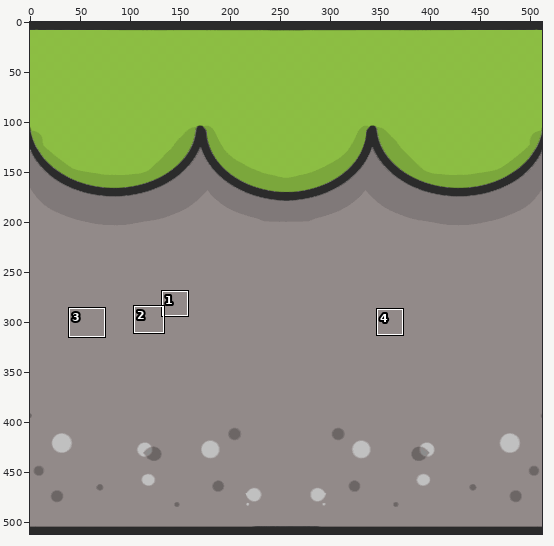
A sprite sheet gets an edit: Assets/Tilemap/Bloco_1_Meio.png. The first picture is a wide view before the edit; the outline marks the close-up.
Close-up. Earlier state:
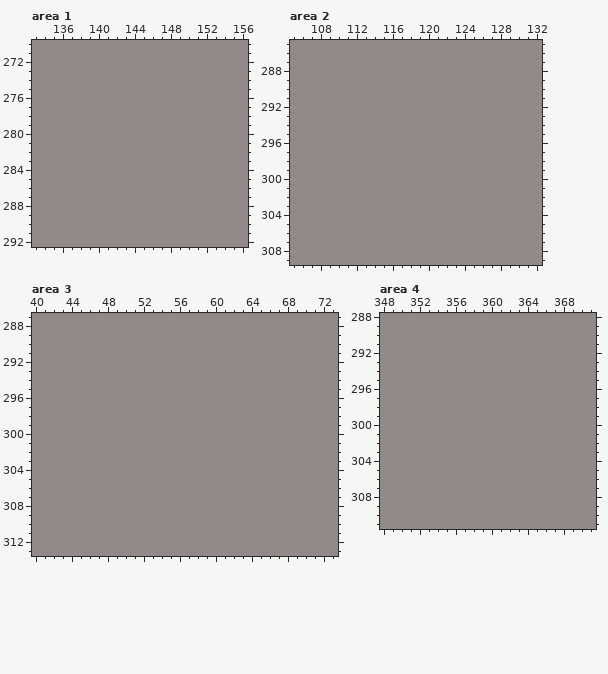
The file is 512x512 pixels. Colours within 5 levels of each other are drawn and written as one. Shown: area 1: x 133..156, y 270..292; area 2: x 105..132, y 285..309; area 3: x 40..73, y 287..313; area 4: x 348..371, y 288..311. The commit also changed other parts of the picture, which this record leaves out.
After:
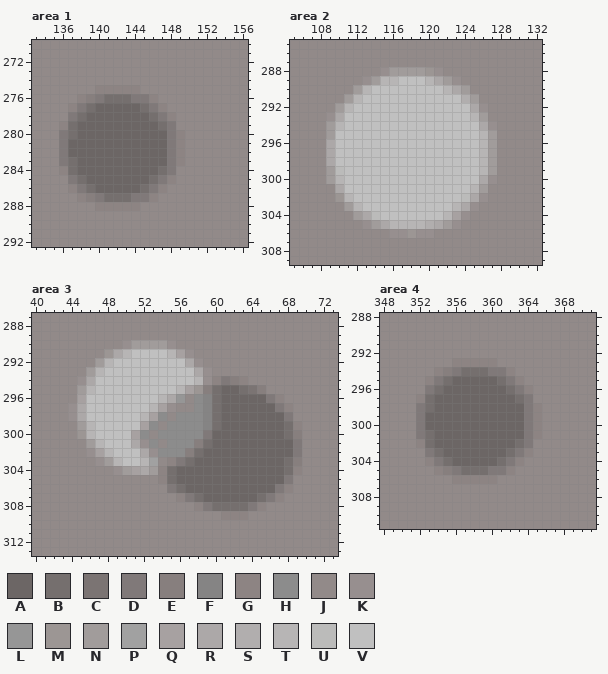
Palette (. is transparent): A #6c6665  B #756f6e  C #7b7473  D #807979  E #877f7e  F #858484  G #8d8483  H #8c8c8c  J #928a89fe  K #978f8f  L #969696  M #9c9694  N #a19c9b  P #a1a1a1  Q #a7a1a1  R #aca8a8  S #b1aeae  T #b7b5b5  U #bbbbba  V #c0c0c0
Edits made:
Area 1:
y 275: x 140..144 JJJJJ -> GGGGG
y 276: x 138..146 JJJJJJJJJ -> GEDBBBDDG
y 277: x 137..147 JJJJJJJJJJJ -> GDBAAAAABDG
y 278: x 137..148 JJJJJJJJJJJJ -> DBAAAAAAABDG
y 279: x 136..148 JJJJJJJJJJJJJ -> GBAAAAAAAAABD
y 280: x 136..149 JJJJJJJJJJJJJJ -> DBAAAAAAAAAADG
y 281..282: x 136..149 JJJJJJJJJJJJJJ -> DAAAAAAAAAAADG
y 283: x 136..149 JJJJJJJJJJJJJJ -> DBAAAAAAAAAADG
y 284: x 136..148 JJJJJJJJJJJJJ -> GBAAAAAAAAABD
y 285: x 137..148 JJJJJJJJJJJJ -> DBAAAAAAABDG
y 286: x 137..147 JJJJJJJJJJJ -> GDBAAAAABDG
y 287: x 138..146 JJJJJJJJJ -> GEDBBBDDG
y 288: x 140..144 JJJJJ -> GGGGG
Area 2:
y 288: x 115..121 JJJJJJJ -> KNNNNMK
y 289: x 113..123 JJJJJJJJJJJ -> KNTTVVVTRNK
y 290: x 112..124 JJJJJJJJJJJJJ -> NTVVVVVVVVTRN
y 291: x 111..125 JJJJJJJJJJJJJJJ -> NTVVVVVVVVVVVSN
y 292: x 110..126 JJJJJJJJJJJJJJJJJ -> NTVVVVVVVVVVVVVRK
y 293: x 109..126 JJJJJJJJJJJJJJJJJJ -> KRVVVVVVVVVVVVVVTN
y 294: x 109..127 JJJJJJJJJJJJJJJJJJJ -> NTVVVVVVVVVVVVVVVRK
y 295: x 109..127 JJJJJJJJJJJJJJJJJJJ -> NVVVVVVVVVVVVVVVVTN
y 296..298: x 109..127 JJJJJJJJJJJJJJJJJJJ -> RVVVVVVVVVVVVVVVVTN
y 299: x 109..127 JJJJJJJJJJJJJJJJJJJ -> NUVVVVVVVVVVVVVVVTN
y 300: x 109..127 JJJJJJJJJJJJJJJJJJJ -> NTVVVVVVVVVVVVVVVRK
y 301: x 110..126 JJJJJJJJJJJJJJJJJ -> RVVVVVVVVVVVVVVTN
y 302: x 110..126 JJJJJJJJJJJJJJJJJ -> MTVVVVVVVVVVVVURK
y 303: x 111..125 JJJJJJJJJJJJJJJ -> NTVVVVVVVVVVTRK
y 304: x 112..124 JJJJJJJJJJJJJ -> NRUVVVVVVVTQK
y 305: x 113..123 JJJJJJJJJJJ -> KNRTTTTSRNK
y 306: x 116..120 JJJJJ -> KKMKK
Area 3:
y 290: x 50..55 JJJJJJ -> KNNNNK
y 291: x 48..57 JJJJJJJJJJ -> MRTVVVVTQK
y 292: x 47..58 JJJJJJJJJJJJ -> NTVVVVVVVVRK
y 293: x 46..59 JJJJJJJJJJJJJJ -> NTVVVVVVVVVVRK
y 294: x 45..63 JJJJJJJJJJJJJJJJJJJ -> KRVVVVVVVVVVVTKGDEG
y 295: x 45..65 JJJJJJJJJJJJJJJJJJJJJ -> NTVVVVVVVVVTQMEBAABCE
y 296: x 45..56 JJJJJJJJJJJJ -> QVVVVVVVVTRL; x 58..67 JJJJJJJJJJ -> HFBAAAAADG
y 297: x 44..55 JJJJJJJJJJJJ -> KRVVVVVVVTQK; x 58..68 JJJJJJJJJJJ -> HFBAAAAAADG
y 298: x 44..54 JJJJJJJJJJJ -> KRVVVVVVTQH; x 56..68 JJJJJJJJJJJJJ -> HHHFBAAAAAAAD
y 299: x 45..53 JJJJJJJJJ -> NTVVVVVQH; x 55..69 JJJJJJJJJJJJJJJ -> HHHHFBAAAAAAABG
y 300: x 45..52 JJJJJJJJ -> MTVVVVQH; x 54..69 JJJJJJJJJJJJJJJJ -> HHHHHDAAAAAAAABE
y 301: x 46..53 JJJJJJJJ -> NTVVVRKH; x 55..69 JJJJJJJJJJJJJJJ -> HHHEBAAAAAAAAAD
y 302: x 46..69 JJJJJJJJJJJJJJJJJJJJJJJJ -> KQTVVVRKHHHEBAAAAAAAAAAD
y 303: x 47..53 JJJJJJJ -> KNTVVTP; x 55..69 JJJJJJJJJJJJJJJ -> GDBAAAAAAAAAABE
y 304: x 49..69 JJJJJJJJJJJJJJJJJJJJJ -> KNQRNGBAAAAAAAAAAAABG
y 305: x 54..68 JJJJJJJJJJJJJJJ -> GBAAAAAAAAAAAAD
y 306: x 55..68 JJJJJJJJJJJJJJ -> DBAAAAAAAAAADG
y 307: x 56..67 JJJJJJJJJJJJ -> GDBAAAAAABDG
y 308: x 58..65 JJJJJJJJ -> GDBBBBDG
y 309: x 61..63 JJJ -> GGG
Area 4:
y 293: x 356..360 JJJJJ -> GGGGG
y 294: x 354..362 JJJJJJJJJ -> GEDBBBDDG
y 295: x 353..363 JJJJJJJJJJJ -> GDBAAAAABDG
y 296: x 353..364 JJJJJJJJJJJJ -> DBAAAAAAABDG
y 297: x 352..364 JJJJJJJJJJJJJ -> GBAAAAAAAAABD
y 298: x 352..365 JJJJJJJJJJJJJJ -> DBAAAAAAAAAADG
y 299..300: x 352..365 JJJJJJJJJJJJJJ -> DAAAAAAAAAAADG
y 301: x 352..365 JJJJJJJJJJJJJJ -> DBAAAAAAAAAADG
y 302: x 352..364 JJJJJJJJJJJJJ -> GBAAAAAAAAABD
y 303: x 353..364 JJJJJJJJJJJJ -> DBAAAAAAABDG
y 304: x 353..363 JJJJJJJJJJJ -> GDBAAAAABDG
y 305: x 354..362 JJJJJJJJJ -> GEDBBBDDG
y 306: x 356..360 JJJJJ -> GGGGG
